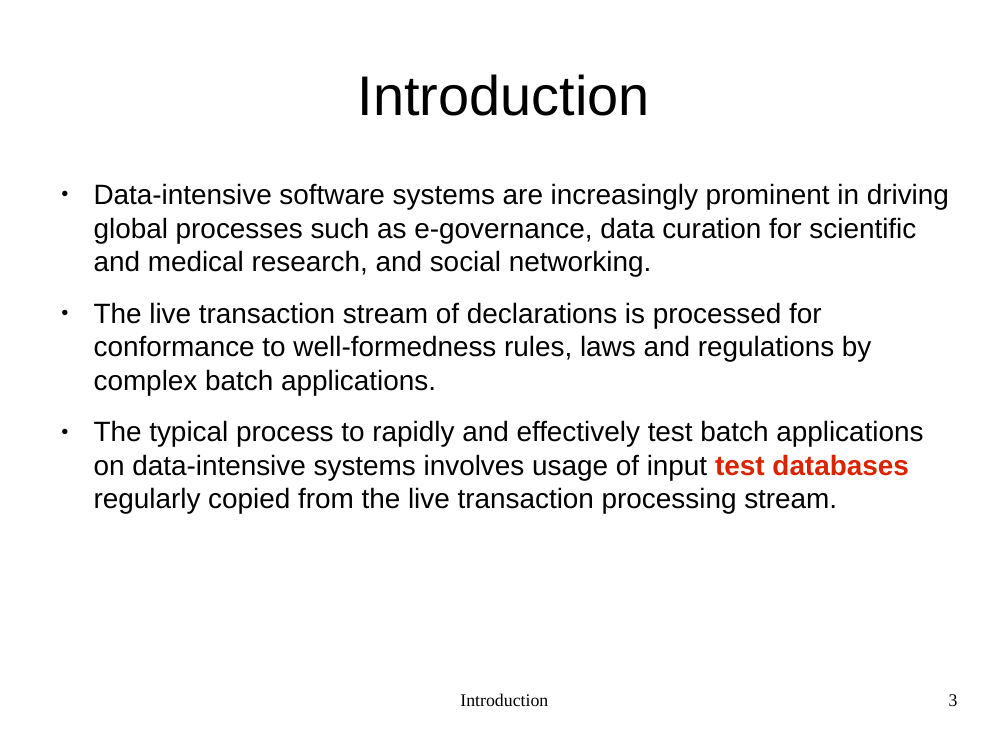
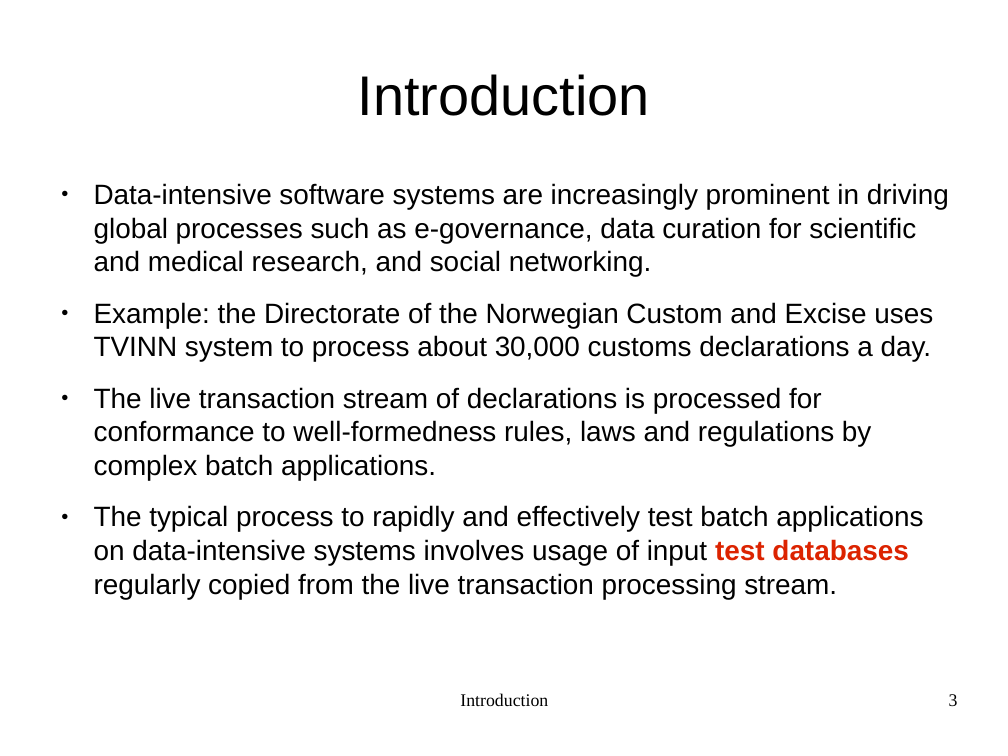
Before and after one commit to FabioBis/University, a slide deck: slide 3 of UNIBO/ComplementiBD/DataInteractionCoverage.odp. Drawn at 1008x756 pixels with LibreOffice and Linux fonts; fonts in the diff are those of the drawing. Boxes give left, top, right and bottom in pixels: in the first picture for what was removed or moved away, otherwise in the second. Text is boxed around its words. In the diff, an @@ line names an element or a change of style, - is before the commit and + after.

Commit message:
Some progress on presentation.

```diff
--- a/UNIBO/ComplementiBD/DataInteractionCoverage.odp
+++ b/UNIBO/ComplementiBD/DataInteractionCoverage.odp
@@ text at (94,302,933,362): paragraph added @@
+● Example: the Directorate of the Norwegian Custom and Excise uses TVINN system to process about 30,000 customs declarations a day.
```
Also in this commit, not shown: 3 slides added.
